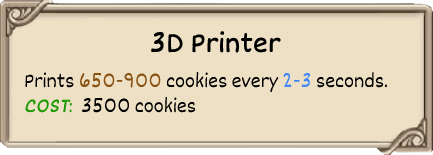
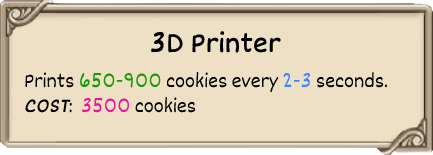
Layers edited between the first and the second (433, 155) image:
painted on "Prints 650-900 cookies every 2-3" over [25, 73, 161, 113]
